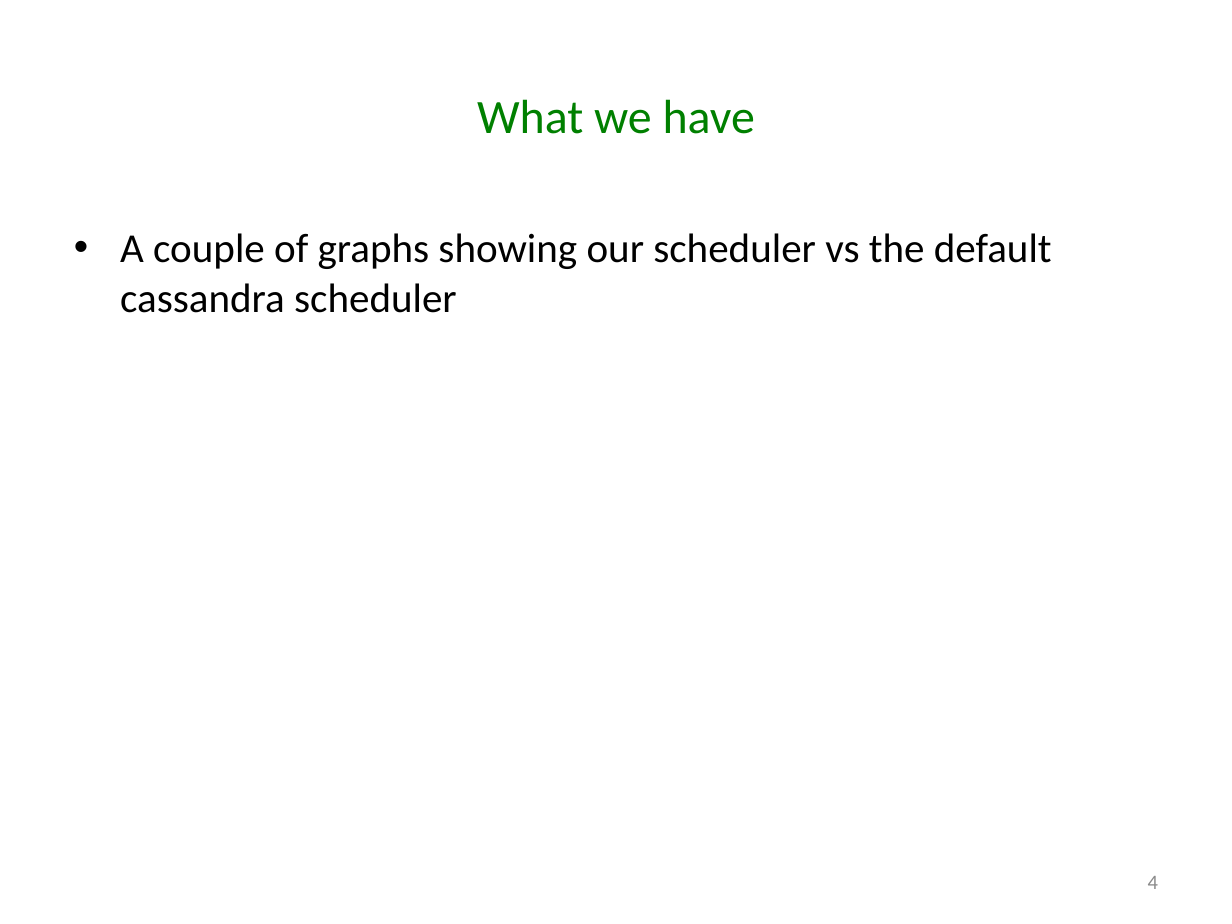
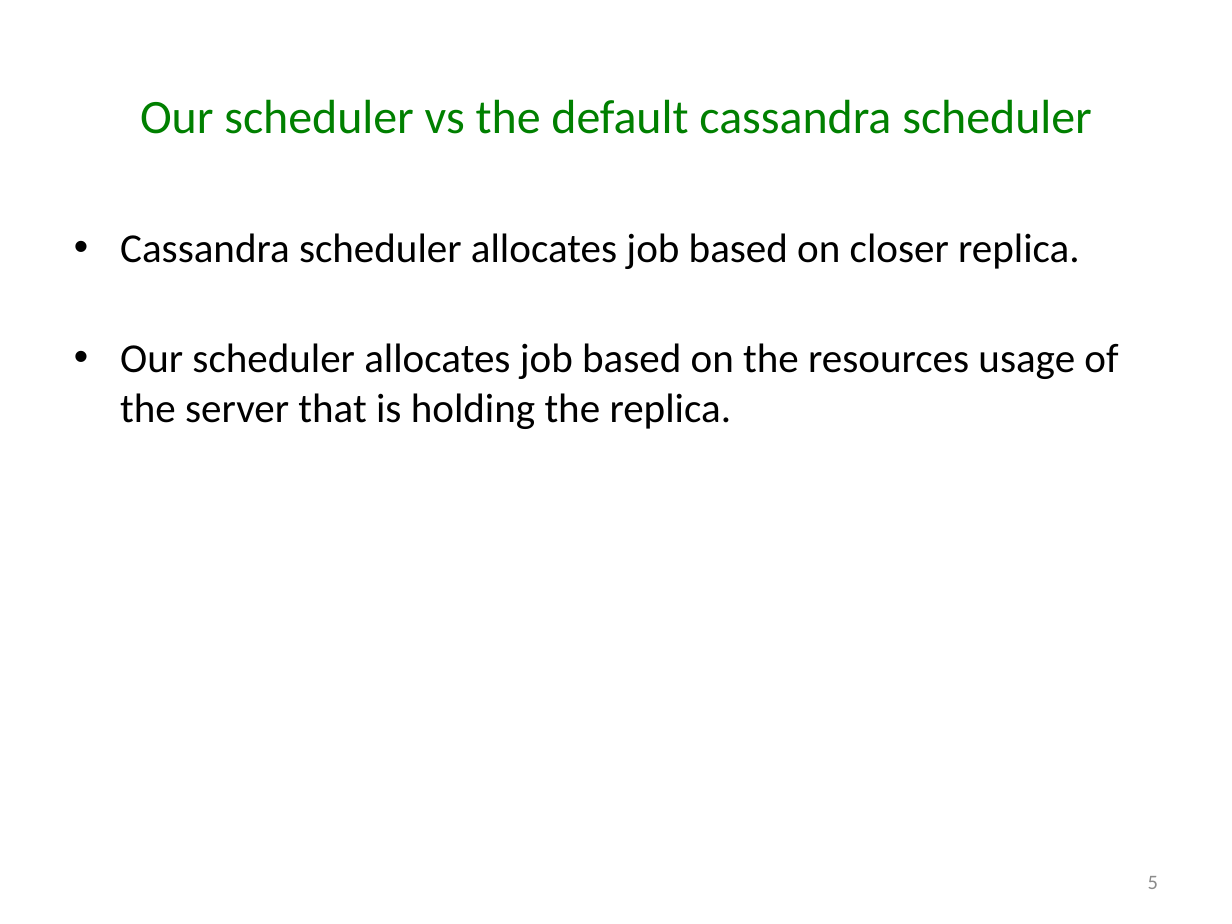
Before and after one commit to godares79/CS848-Project, a slide deck: slide 5 of PresentationSlides/Presentation.pptx (slide 4 before the commit). Drawn at 1232x924 pixels with LibreOffice and Linux fonts; fonts in the diff are those of the drawing. Boxes give left, top, right and bottom in pixels: in the first picture for what was removed or moved away, otherwise in the second. Text is boxed around its words. In the diff, an @@ line names an element or a change of style, - is before the commit and + after.

```diff
--- a/PresentationSlides/Presentation.pptx
+++ b/PresentationSlides/Presentation.pptx
@@ title at box(140, 99, 1092, 134): text changed @@
-What we have
+Our scheduler vs the default cassandra scheduler
@@ text at box(120, 233, 1118, 429): text changed @@
-• A couple of graphs showing our scheduler vs the default cassandra scheduler
+• Cassandra scheduler allocates job based on closer replica.
+• Our scheduler allocates job based on the resources usage of the server that is holding the replica.
@@ page number at box(1148, 876, 1158, 889): text changed @@
-4
+5
```
Also in this commit, not shown: 1 other slide changed, 9 slides added, 2 slides removed.
